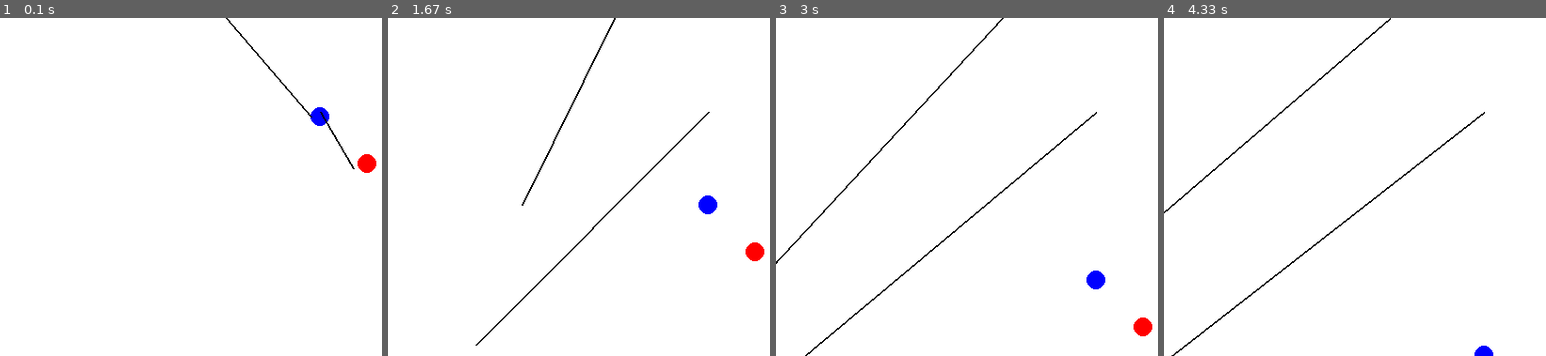
Above: before the commit, frames 1-4 (left to right).
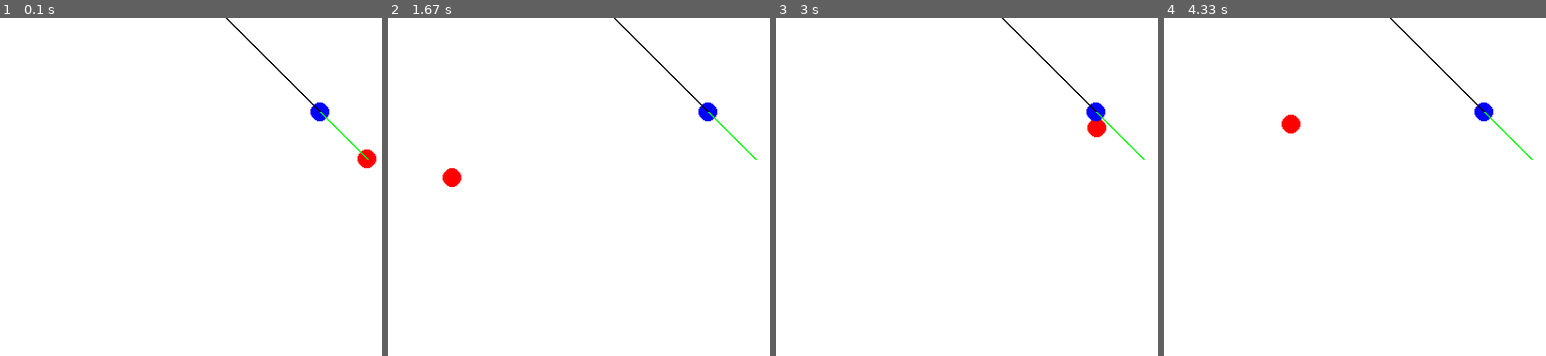
Above: after the commit, the same moments.

Repository: JayTheDervish/Double-Pendulum
Game: pygame game, started from pygamephy500.py
Same seed, same stepped clock (60 frames per second), same inputs: the game is played once before the commit and once after it.
Inputs (mouse positions are in pixels of both pictures, inside the frame that each line leads up to):
- Up to frame 1 (0.1 s): no input
- Up to frame 2 (1.67 s): press the mouse at (617, 207) at 0.37 s; move the mouse to (559, 200) at 0.47 s; release the mouse at (506, 190) at 0.6 s; click (472, 136) at 0.72 s; click (666, 217) at 1.05 s; click (452, 176) at 1.38 s
- Up to frame 3 (3 s): click (986, 129) at 1.72 s; click (928, 75) at 2.05 s; click (829, 112) at 2.38 s; click (1096, 126) at 2.72 s
- Up to frame 4 (4.33 s): click (1251, 72) at 3.05 s; click (1263, 224) at 3.38 s; click (1320, 285) at 3.72 s; click (1290, 122) at 4.05 s

The runs differ from the first frame. In frame 1, 0.7% of the frame differs, in the area x 59-99%, y 1-46%; in frame 2, 1.6%; in frame 3, 1.8%, in the area x 0-99%, y 0-100%; in frame 4, 1.5%.

Commit message:
input added. making sure lines stay same length

Diff:
--- a/pygamephy500.py
+++ b/pygamephy500.py
@@ -7,7 +7,6 @@
 
 """
 To Do:
-    Handle input from mouse
     Parent bars to masses
     Copy integration code to file
 """
@@ -40,8 +39,8 @@
         pygame.draw.circle(screen, self.color, (self.x, self.y), self.size, self.width)
 
     def update(self, x, y):
-        self.x = self.x + x
-        self.y = self.y + y
+        self.x = x
+        self.y = y
 
 class Tube:
 
@@ -50,13 +49,15 @@
         self.endpos = endpos
         self.color = color
         self.width = width
+        self.lengthSquared = (endpos[0] - startpos[0])**2 + (endpos[1] - startpos[1])**2
 
     def display(self):
         pygame.draw.line(screen, self.color, self.startpos, self.endpos, self.width)
 
-    def update(self, x, y):
-        #self.startpos = (self.startpos[0] + 1, self.startpos[1] + 1)
-        self.endpos = (self.endpos[0] + x, self.endpos[1] + y)
+    def update(self, x1, y1, x2, y2):
+        if (x2 - x1)**2 + (y2 - y1)**2 == self.lengthSquared:
+            self.startpos = (x1, y1)
+            self.endpos = (x2, y2)
 
 
 def main():
@@ -71,11 +72,11 @@
     # main loop condition
     running = True
 
-    circle = Mass(150 + 240, 150, 10, red)
-    circle2 = Mass(100 + 240, 100, 10, blue)
+    circle = Mass(390, 150, 10, red)
+    circle2 = Mass(340, 100, 10, blue)
 
-    tube1 = Tube((240 , 0), (100 + 240, 100), black)
-    tube2 = Tube((100 + 240, 100), (150 + 240, 150), black)
+    tube1 = Tube((240 , 0), (circle2.x, circle2.y), black)
+    tube2 = Tube((circle2.x, circle2.y), (circle.x, circle.y), green)
 
     fps = 60
 
@@ -93,11 +94,16 @@
 
         screen.fill(white)
 
+        if pygame.mouse.get_focused():
+            mouseState = pygame.mouse.get_pressed()
 
-        circle.update(0, 1)
-        circle2.update(0, 1)
-        tube1.update(-2, 1)
-        tube2.update(-3, 2)
+            if mouseState[0]:
+                cursorPos = pygame.mouse.get_pos()
+                circle.update(cursorPos[0], cursorPos[1])
+
+        #circle2.update(0, 1)
+        tube1.update(240 , 0, circle2.x, circle2.y)
+        tube2.update(circle2.x, circle2.y, circle.x, circle.y)
 
 
         circle.display()
